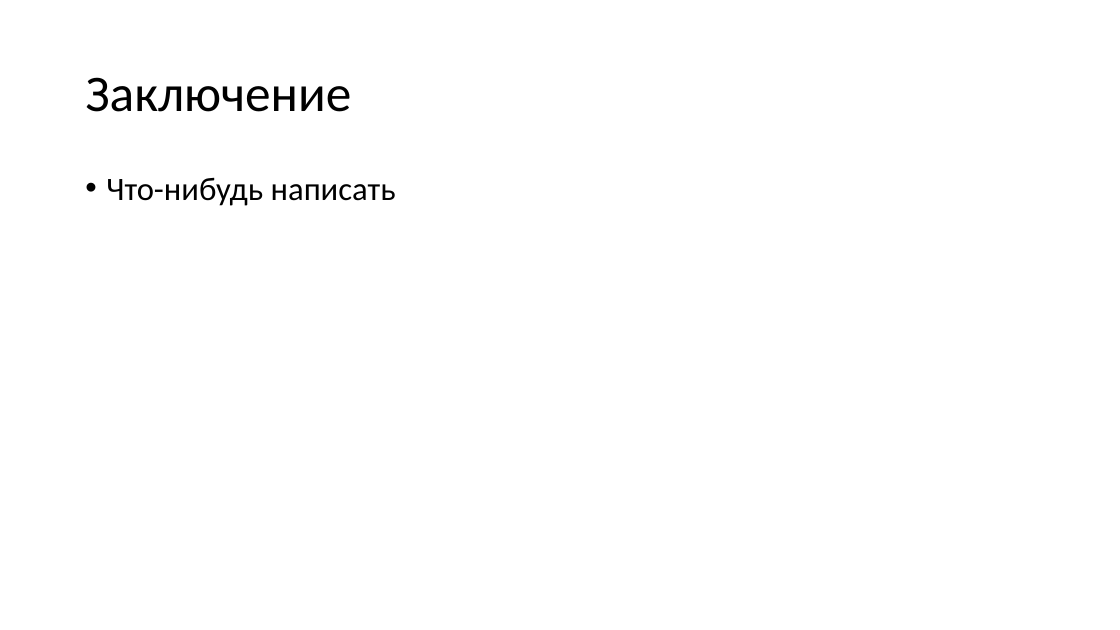
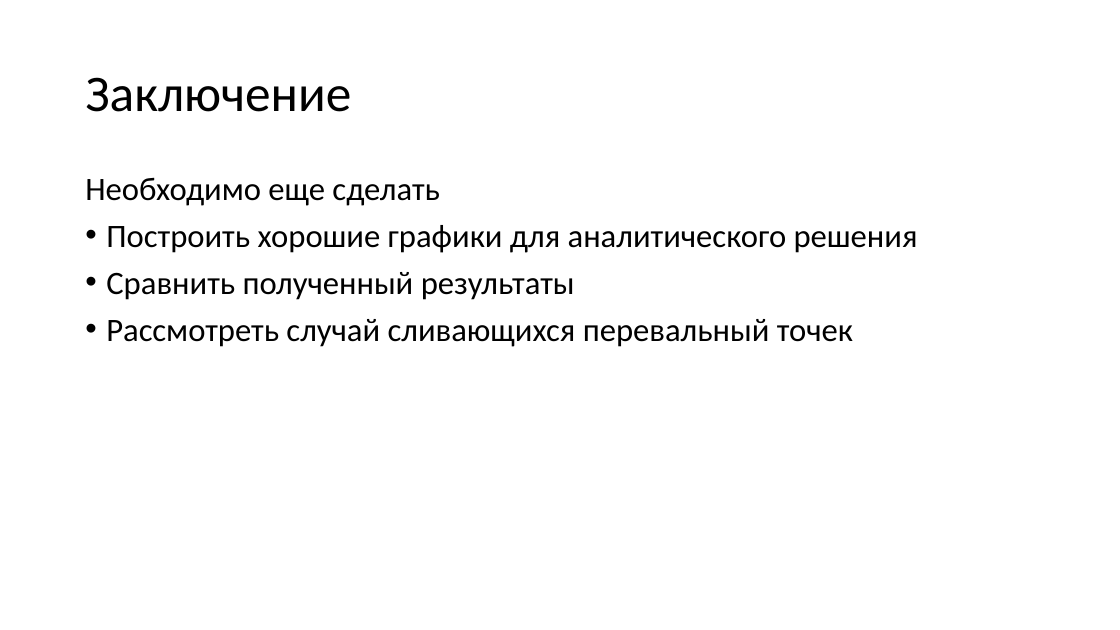
Before and after one commit to amakhno/Integration, a slide deck: slide 15 of defence.pptx (slide 11 before the commit). Drawn at 1120x630 pixels with LibreOffice and Linux fonts; fonts in the diff are those of the drawing. Boxes give left, top, right and bottom in pixels: in the first picture for what was removed or moved away, otherwise in the second. Text is boxed around its words. In the diff, an @@ line names an element or a change of style, - is before the commit and + after.

```diff
--- a/defence.pptx
+++ b/defence.pptx
@@ text at (85, 177, 918, 347): text changed @@
-• Что-нибудь написать
+Необходимо еще сделать
+• Построить хорошие графики для аналитического решения
+• Сравнить полученный результаты
+• Рассмотреть случай сливающихся перевальный точек
```
Also in this commit, not shown: 5 other slides changed, 10 slides added, 6 slides removed, 6 other files.
